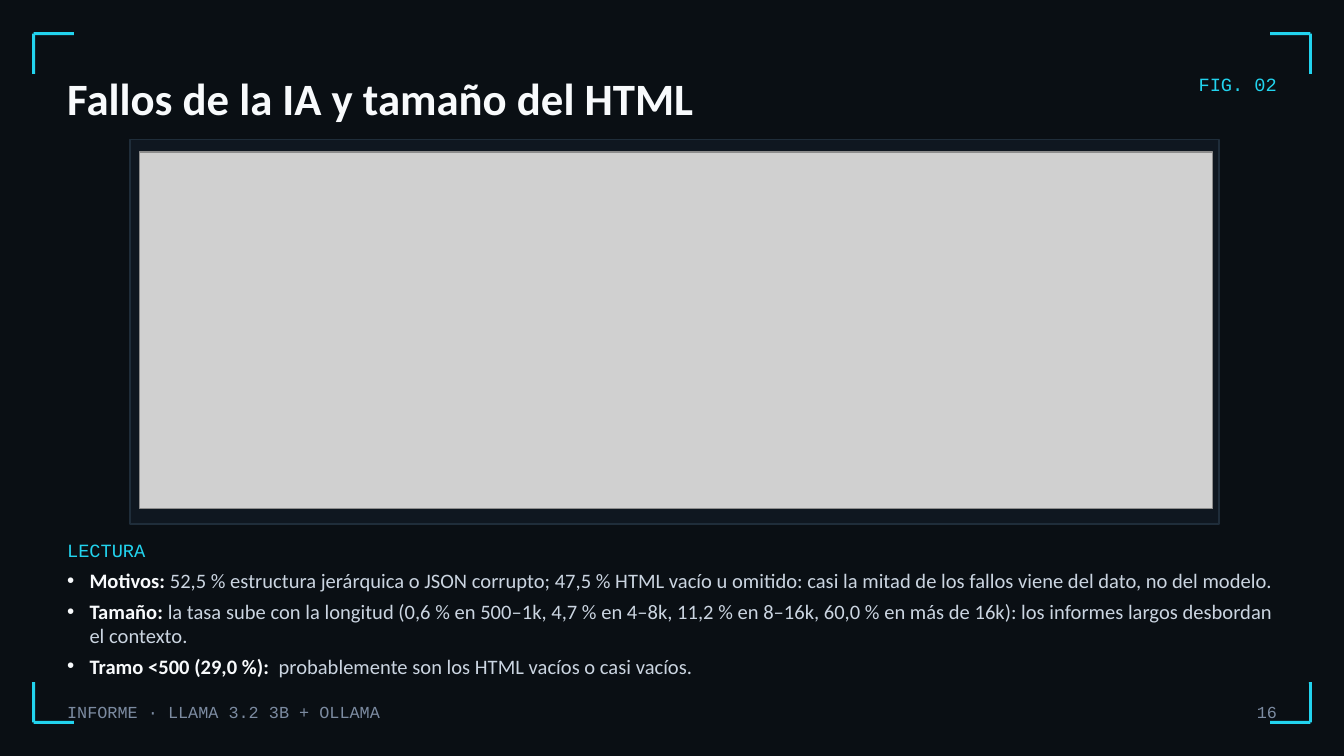
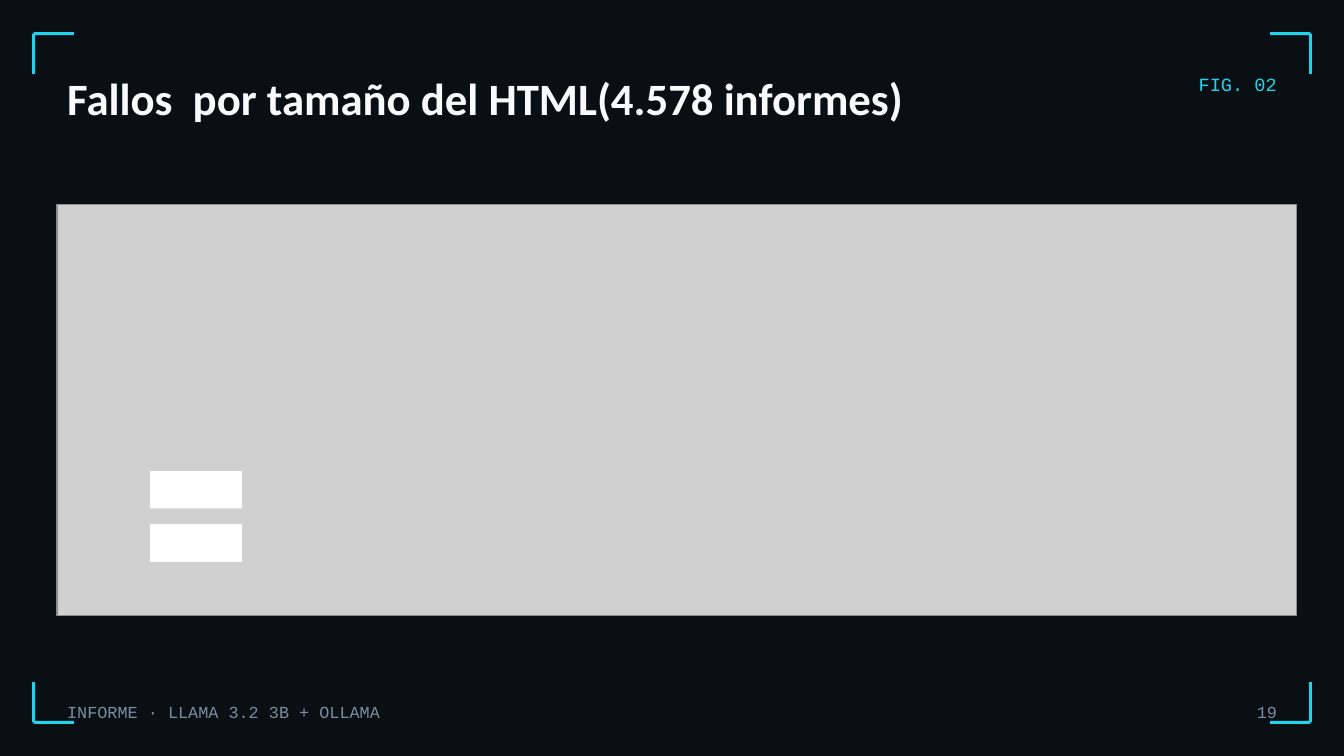
Before and after one commit to osleysorio/itacedemy_repo1_osley, a slide deck: slide 19 of sprint 13/Informe_Llama32_Ollama.pptx (slide 16 before the commit). Drawn at 1344x756 pixels with LibreOffice and Linux fonts; fonts in the diff are those of the drawing; grey boxes stand for pictures. Boxes give left, top, right and bottom in pixels: in the first picture for what was removed or moved away, otherwise in the second. Text is boxed around its words. In the diff, an @@ line names an element or a change of style, - is before the commit and + after.

```diff
--- a/sprint 13/Informe_Llama32_Ollama.pptx
+++ b/sprint 13/Informe_Llama32_Ollama.pptx
@@ title at (67, 82, 903, 122): text changed @@
-Fallos de la IA y tamaño del HTML
+Fallos por tamaño del HTML(4.578 informes)
@@ rectangle removed at (130, 140, 1219, 524) @@
@@ picture: place and size @@
-picture at (140, 152, 1214, 508)
+picture at (56, 204, 1297, 616)
@@ rectangle added at (149, 470, 242, 508), fill #FFFFFF @@
@@ rectangle added at (149, 524, 242, 562), fill #FFFFFF @@
@@ text removed at (67, 544, 145, 557) @@
-LECTURA
@@ text removed at (90, 573, 1272, 678) @@
-• Motivos: 52,5 % estructura jerárquica o JSON corrupto; 47,5 % HTML vacío u omitido: casi la mitad de los fallos viene del dato, no del modelo.
-• Tamaño: la tasa sube con la longitud (0,6 % en 500–1k, 4,7 % en 4–8k, 11,2 % en 8–16k, 60,0 % en más de 16k): los informes largos desbordan el contexto.
-• Tramo <500 (29,0 %): probablemente son los HTML vacíos o casi vacíos.
@@ page number at (1257, 707, 1277, 723): text changed @@
-16
+19
```
Also in this commit, not shown: 18 other slides changed, 25 slides added, 14 slides removed, 1 other file.
